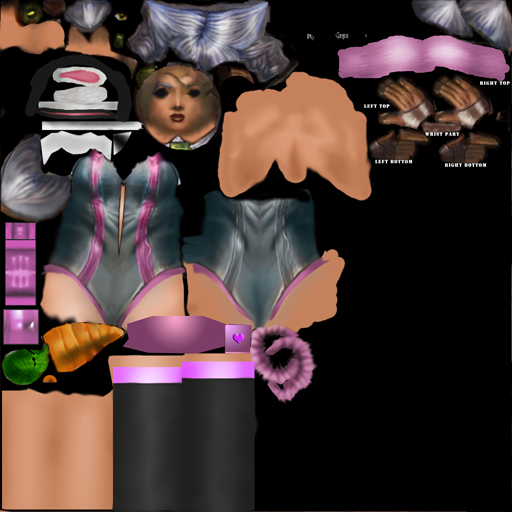
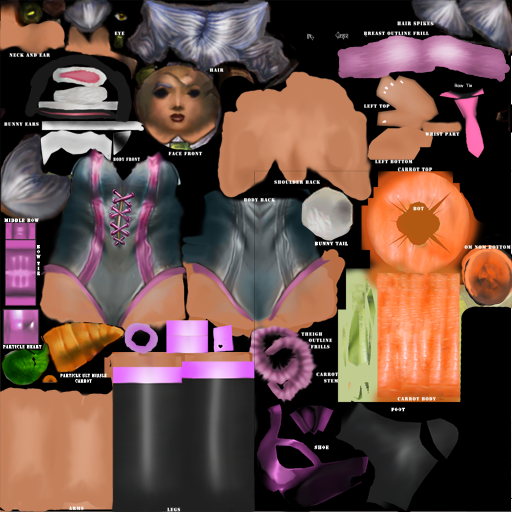
Comparing the layer stacks of the two (512, 512) images. Changes:
added layer "Layer 2" above "Layer 1" over [0, 0, 512, 512]
